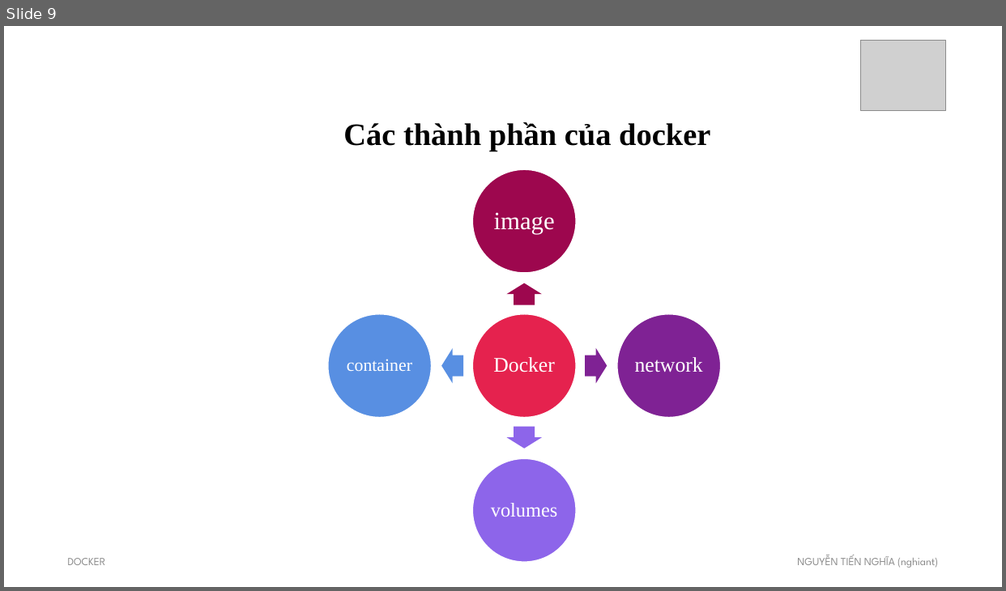
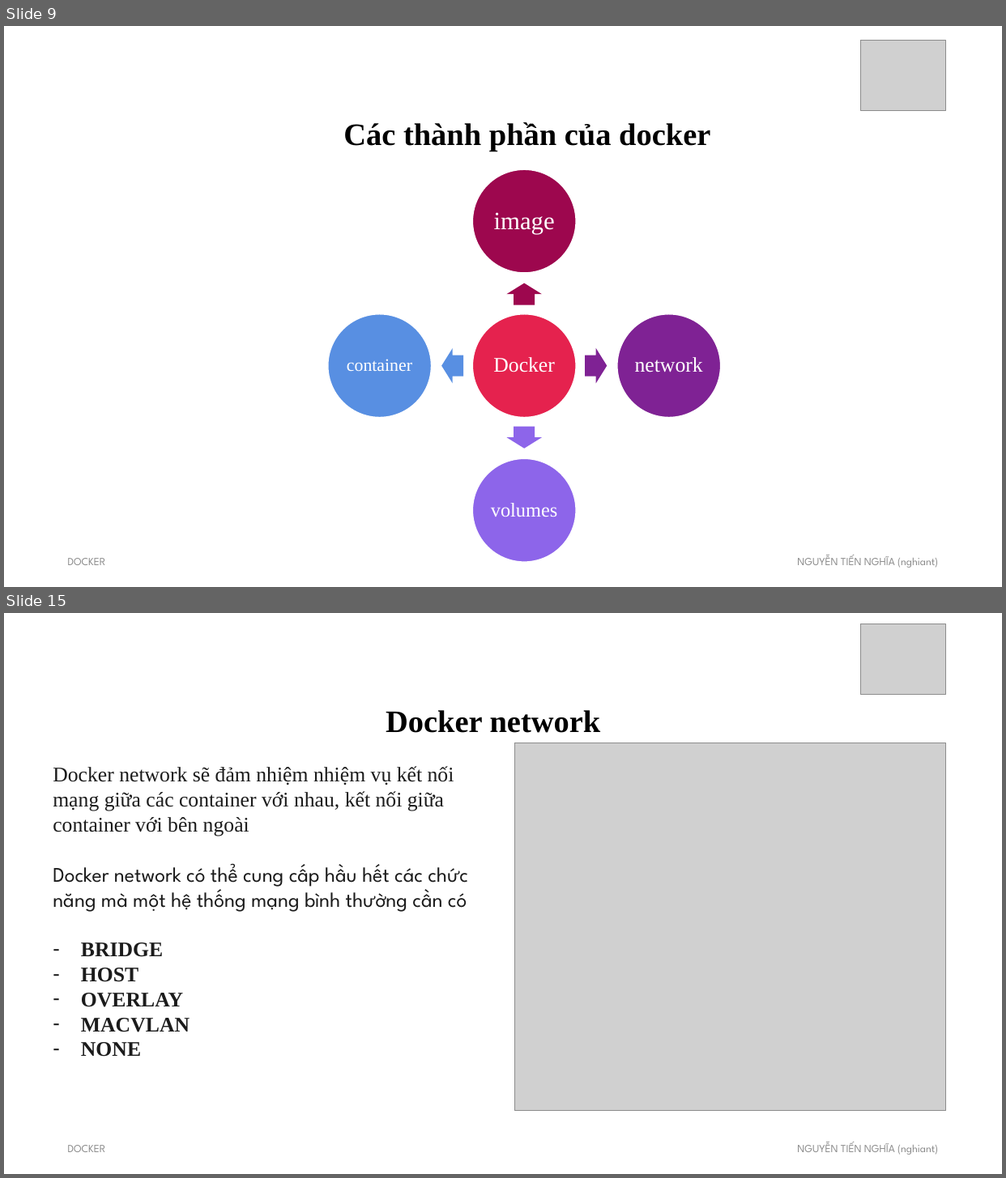
Before and after one commit to nghia-code1805/Devops, a slide deck: devops.pptx. Shown one above the other, each under a label of ours: slide 9 before the commit, slides 9 and 15 after it; the slides between them are not shown. The pictures are 1006x591 and 1006x1178 pixels, drawn with LibreOffice and Linux fonts; fonts in the diff are those of the drawing; grey boxes stand for pictures; background and template pictures are left out. Boxes give left, top, right and bottom in pixels: in the first picture for what was removed or moved away, otherwise in the second. Text is boxed around its words. In the diff, an @@ line names an element or a change of style, - is before the commit and + after.

```diff
--- a/devops.pptx
+++ b/devops.pptx
@@ slide 15 added at bbox=[4, 613, 1002, 1174], background #FFFFFF @@
@@ picture added at bbox=[861, 624, 947, 695] @@
@@ text added at bbox=[386, 710, 601, 733], 30 pt, text #000000, bold @@
+Docker network
@@ picture added at bbox=[514, 743, 946, 1112] @@
@@ text added at bbox=[53, 766, 468, 1057], 20 pt, text #1B1B1B @@
+Docker network sẽ đảm nhiệm nhiệm vụ kết nối mạng giữa các container với nhau, kết nối giữa container với bên ngoài
+Docker network có thể cung cấp hầu hết các chức năng mà một hệ thống mạng bình thường cần có
+– BRIDGE
+– HOST
+– OVERLAY
+– MACVLAN
+– NONE
@@ text added at bbox=[68, 1145, 106, 1152], 10.5 pt, text #8C8C8C @@
+DOCKER
@@ text added at bbox=[797, 1142, 938, 1155], 10.5 pt, text #8C8C8C @@
+NGUYỄN TIẾN NGHĨA (nghiant)
```
Also in this commit, not shown: 1 slide changed, 4 other slides added, 7 other files.
